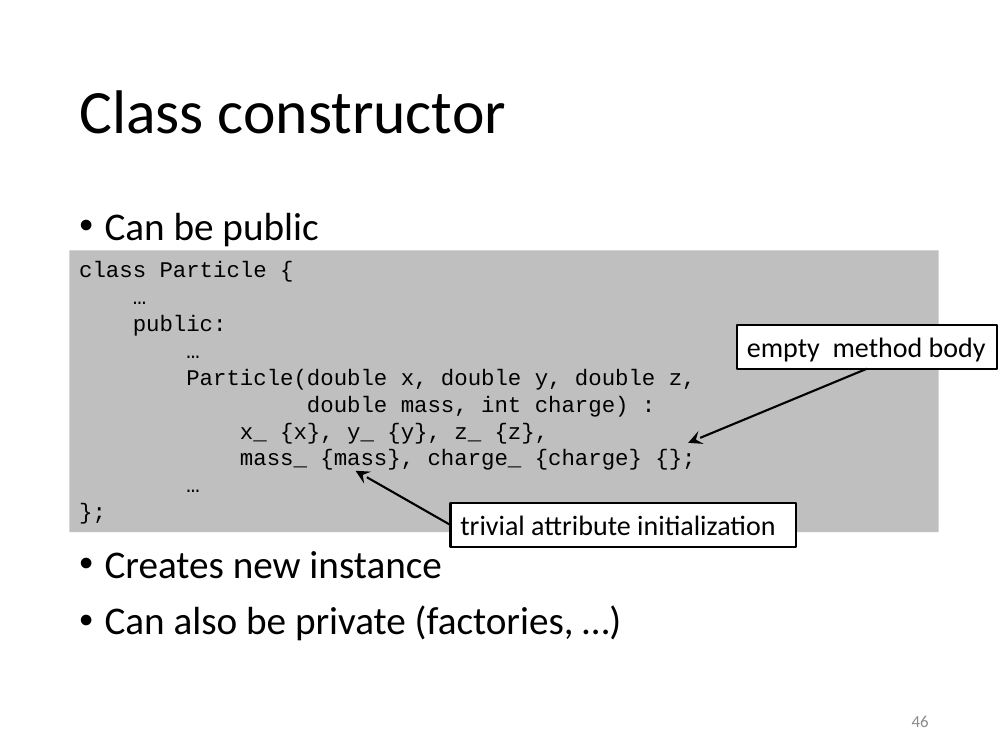
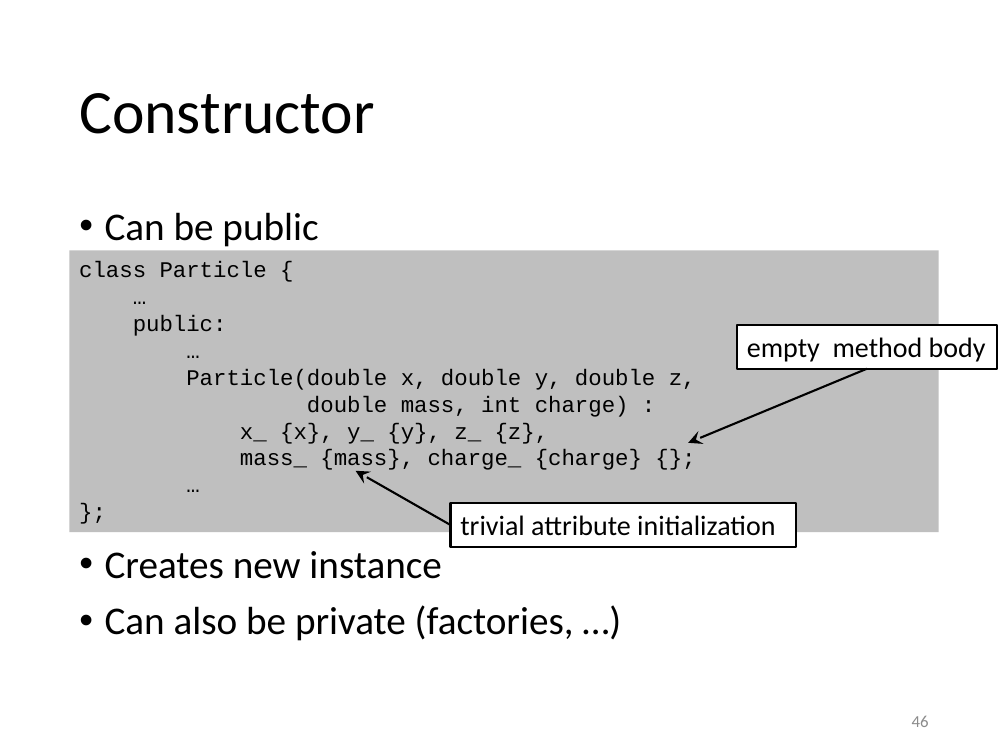
Before and after one commit to gjbex/Scientific-C-plus-plus, a slide deck: slide 46 of scientific_cpp.pptx. Drawn at 1008x756 pixels with LibreOffice and Linux fonts; fonts in the diff are those of the drawing. Boxes give left, top, right and bottom in pixels: in the first picture for what was removed or moved away, otherwise in the second. Text is boxed around its words. In the diff, an @@ line names an element or a change of style, - is before the commit and + after.

Commit message:
Fix terminology
Replace class attribute/method by object attribute/method

```diff
--- a/scientific_cpp.pptx
+++ b/scientific_cpp.pptx
@@ title at [79, 93, 374, 134]: text changed @@
-Class constructor
+Constructor
```
Also in this commit, not shown: 4 other slides changed, 1 slide removed.
